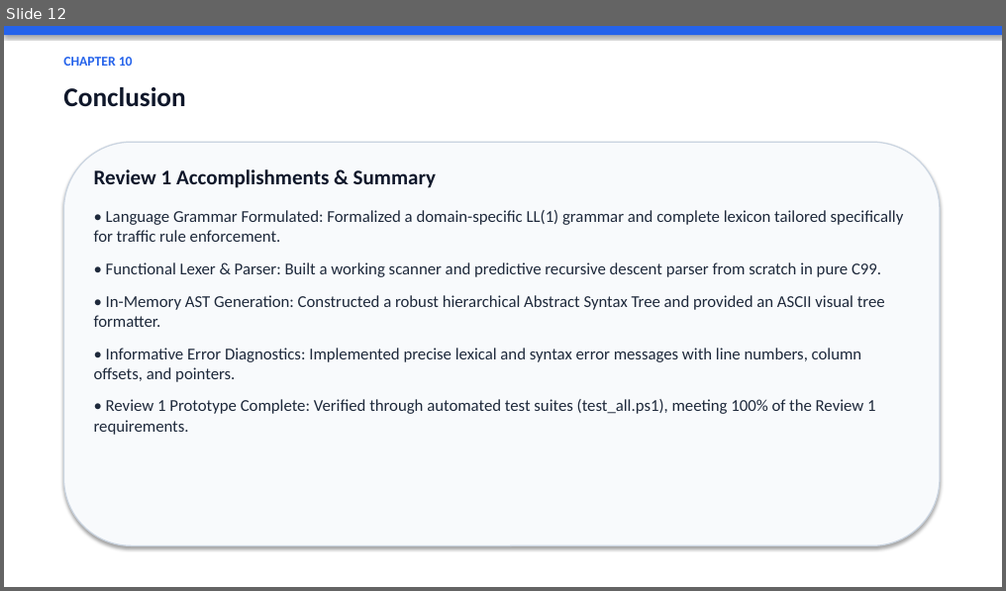
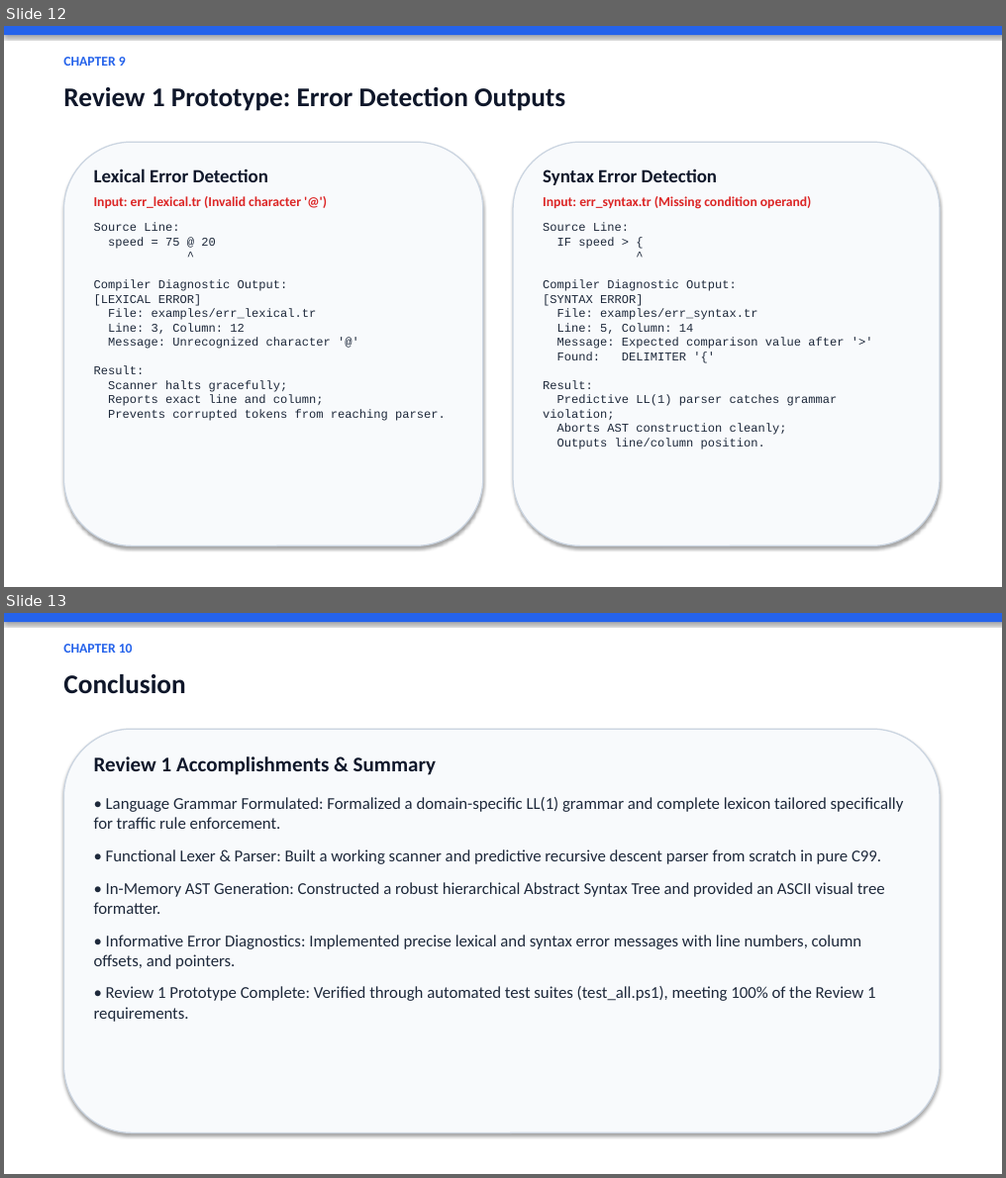
Before and after one commit to 71percentbanana/MQL, a slide deck: TrafficRule_Presentation.pptx. Shown one above the other, each under a label of ours: slide 12 before the commit, slides 12 and 13 after it. The pictures are 1006x591 and 1006x1178 pixels, drawn with LibreOffice and Linux fonts; fonts in the diff are those of the drawing. Boxes give left, top, right and bottom in pixels: in the first picture for what was removed or moved away, otherwise in the second. Text is boxed around its words. In the diff, an @@ line names an element or a change of style, - is before the commit and + after.

Commit message:
Make title slide white and focus Chapter 9 prototype outputs strictly on Lexer and Parser

```diff
--- a/TrafficRule_Presentation.pptx
+++ b/TrafficRule_Presentation.pptx
@@ slide 12 added at [4,26,1002,587], background #FFFFFF @@
@@ rectangle added at [4,26,1002,587], fill #FFFFFF @@
@@ rectangle added at [4,26,1002,35], fill #2563EB @@
@@ text added at [63,57,126,66], 13 pt, text #2563EB, bold @@
+CHAPTER 9
@@ text added at [63,87,565,111], 26 pt, text #0F172A, bold @@
+Review 1 Prototype: Error Detection Outputs
@@ rounded rectangle added at [63,142,483,547], fill #F8FAFC, outline #CBD5E1 1.2 pt @@
@@ rounded rectangle added at [513,142,940,547], fill #F8FAFC, outline #CBD5E1 1.2 pt @@
@@ text added at [94,169,446,421], 11.5 pt, text #1E293B @@
+Lexical Error Detection
+Input: err_lexical.tr (Invalid character '@')
+Source Line:
+speed = 75 @ 20
+^
+Compiler Diagnostic Output:
+[LEXICAL ERROR]
+File: examples/err_lexical.tr
+Line: 3, Column: 12
+Message: Unrecognized character '@'
+Result:
+Scanner halts gracefully;
+Reports exact line and column;
+Prevents corrupted tokens from reaching parser.
@@ text added at [543,169,844,450], 11.5 pt, text #1E293B @@
+Syntax Error Detection
+Input: err_syntax.tr (Missing condition operand)
+Source Line:
+IF speed > {
+^
+Compiler Diagnostic Output:
+[SYNTAX ERROR]
+File: examples/err_syntax.tr
+Line: 5, Column: 14
+Message: Expected comparison value after '>'
+Found: DELIMITER '{'
+Result:
+Predictive LL(1) parser catches grammar violation;
+Aborts AST construction cleanly;
+Outputs line/column position.
@@ what was slide 12 is now slide 13 @@
```
Also in this commit, not shown: 3 slides changed, 1 other file.
